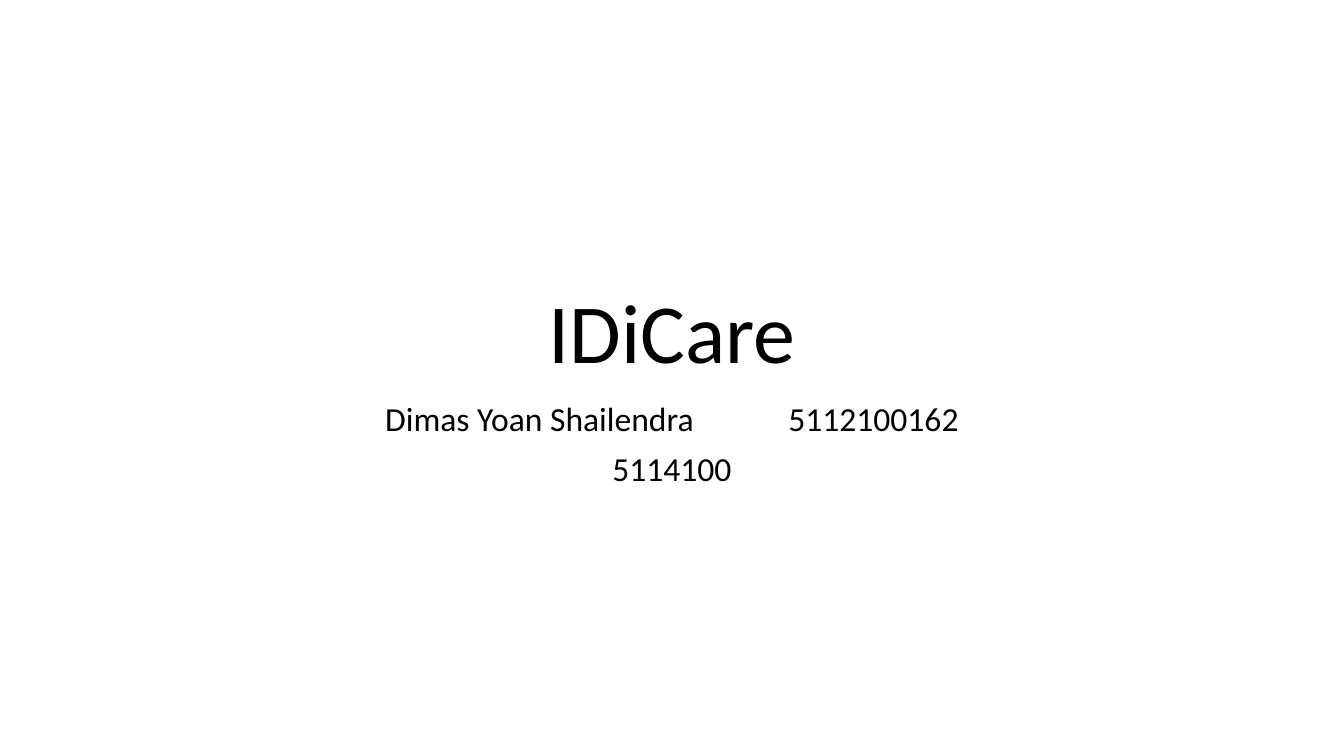
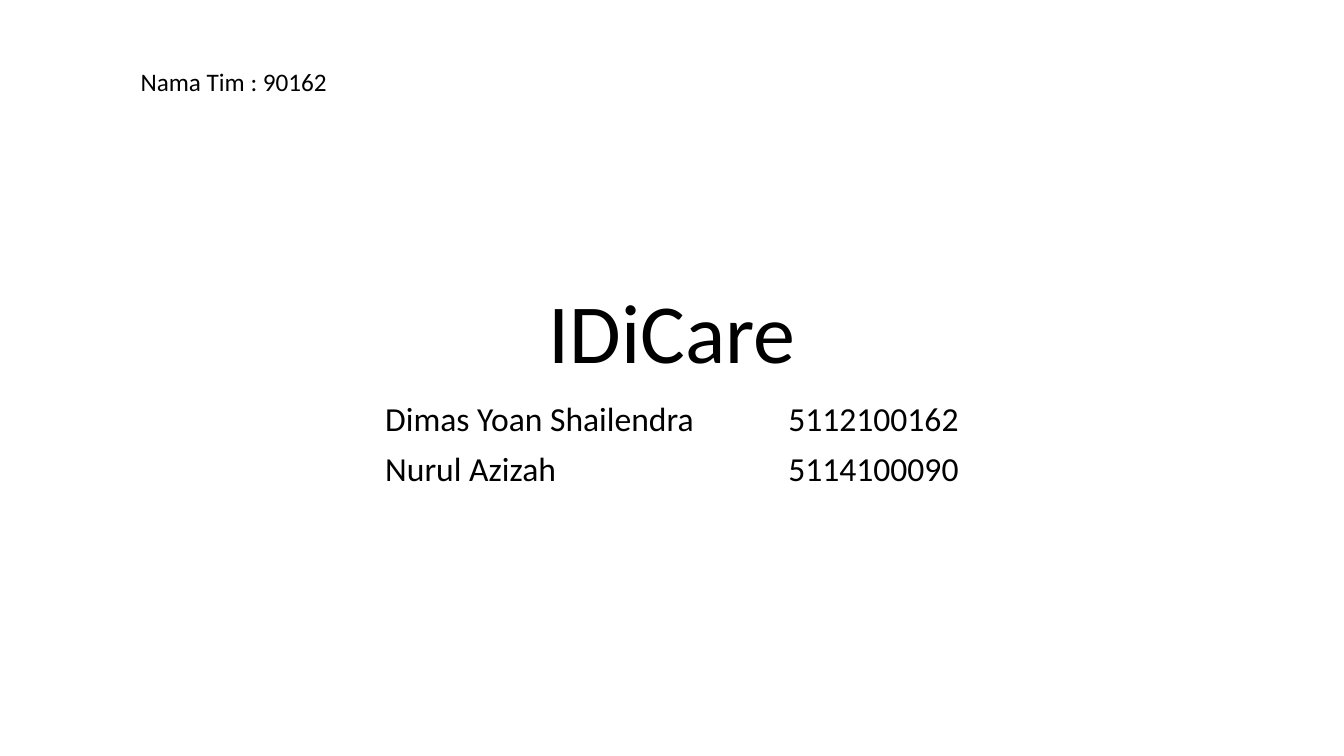
Before and after one commit to dimasyoan/carimakan, a slide deck: slide 1 of idicare.pptx. Drawn at 1344x756 pixels with LibreOffice and Linux fonts; fonts in the diff are those of the drawing. Boxes give left, top, right and bottom in pixels: in the first picture for what was removed or moved away, otherwise in the second. Text is boxed around its words. In the diff, an @@ line names an element or a change of style, - is before the commit and + after.

```diff
--- a/idicare.pptx
+++ b/idicare.pptx
@@ text added at box(141, 73, 327, 92), 18 pt, text #000000 @@
+Nama Tim : 90162
@@ subtitle at box(385, 457, 958, 482): text changed @@
-5114100
+Nurul Azizah 5114100090
```
Also in this commit, not shown: 2 other slides changed.
